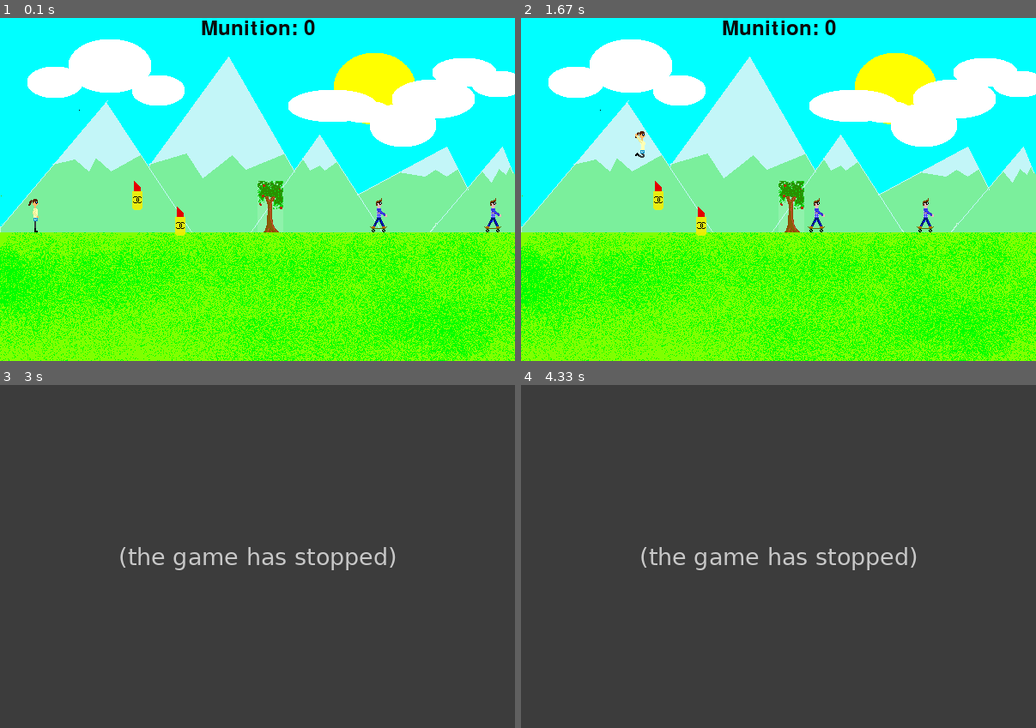
Above: before the commit, frames 1-4 (two rows, left to right).
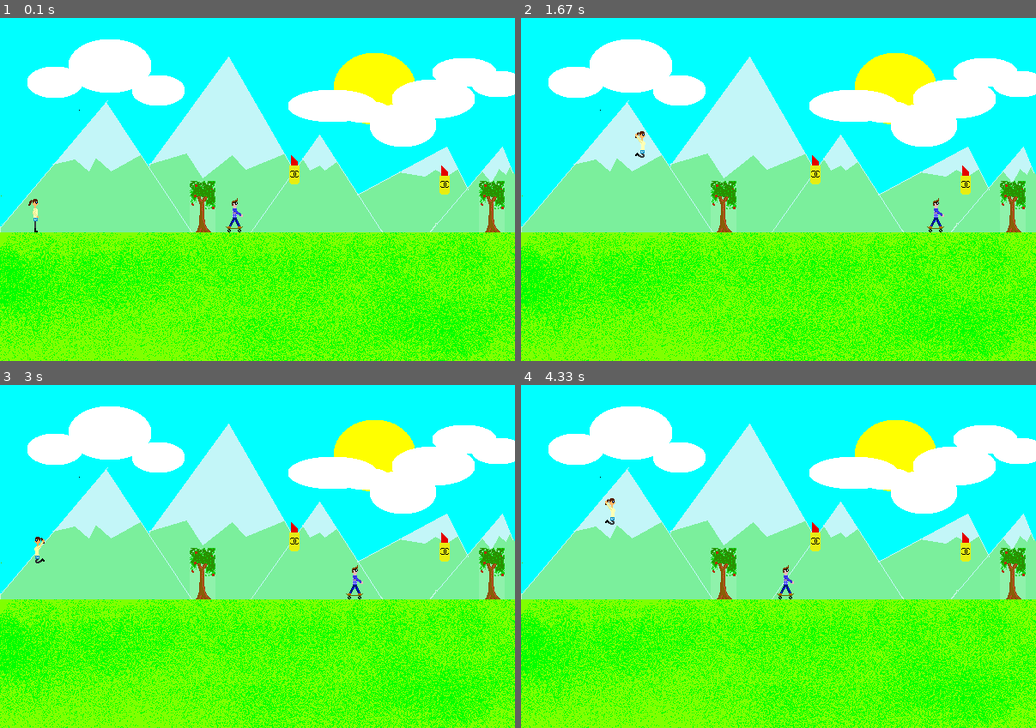
Above: after the commit, the same moments.

Repository: nagellack/SarahGame
Game: pygame game, started from Project/main.py
The game is run twice, just before and just after one commit, with the same random seed, the same clock (stepped at 60 frames per second) and the same inputs. The source is Python 2; it was converted automatically to run under Python 3.
Inputs:
- Up to frame 1 (0.1 s): no input
- Up to frame 2 (1.67 s): tap R at 0.33 s; hold Right 0.67-1.13 s; tap Space at 0.73, 1.03, 1.23, 1.53 s; hold Right 1.17-1.63 s
- Up to frame 3 (3 s): hold Left 1.67-2.2 s; tap Space at 1.73, 2.03, 2.3, 2.63, 2.93 s; hold Down 2.23-2.53 s; hold Esc 2.57-2.97 s; hold Left 2.57-2.97 s
- Up to frame 4 (4.33 s): hold Left 3-3.4 s; tap Space at 3.07, 3.37, 3.5, 3.8, 4.17 s; hold Right 3.43-4.07 s; tap F at 3.58 s; hold Down from 4.1 s (still down)

The runs differ from the first frame. In frame 1, 2.5% of the frame differs, in the area x 25-98%, y 0-64%; in frame 2, 2.5%; in frame 3, 100%, in the area x 0-100%, y 0-100%; in frame 4, 100%.
Error before the commit: NameError: name 'QuitEvent' is not defined (KeyboardController.py line 41); the game stopped at 2.57 s (later frames are placeholders)

Commit message:
random all restart etc.

Diff:
--- a/Project/CPUSpinnerController.py
+++ b/Project/CPUSpinnerController.py
@@ -1,5 +1,6 @@
 import EventManager
 import pygame
+import main
 
 class CPUSpinnerController:
 	"""..."""
@@ -19,6 +20,8 @@
 
 	#----------------------------------------------------------------------
 	def Notify(self, event):
-		if event == "QuitEvent":
-			#this will stop the while loop from running
-			self.keepGoing = False
+	   if event == "PlayAgain":
+	       self.keepGoing = False
+	       main.main()
+	   if event == "QuitEvent":
+	       self.keepGoing = False
--- a/Project/Enemy.py
+++ b/Project/Enemy.py
@@ -7,7 +7,10 @@
         self.steplength = 5
         self.jumpheight = 15
         self.nailcolor = "Red"
-        self.image = 'pawlettchen.png'
+        if identity == 1:
+            self.image = 'pawlettchen.png'
+        if identity == 2:
+            self.image = 'Manimal.png'
         self.width = 20
         self.height = 40
         self.maximumjumpheight = 60
--- a/Project/Game.py
+++ b/Project/Game.py
@@ -90,3 +90,6 @@
                 self.charactor.fighting = 0
         elif event == "Fainting":
             self.charactor.faint()
+        elif event == "PlayAgainRequest":
+            if self.charactor.isalive==0:
+                self.evManager.post("PlayAgain")
--- a/Project/KeyboardController.py
+++ b/Project/KeyboardController.py
@@ -36,29 +36,23 @@
                     direction = "DIRECTION_LEFT"
                     ev = "LeftRequest"
                 if event.type == QUIT:
-                    ev = QuitEvent()
+                    ev = "QuitEvent"
                 if event.type == KEYDOWN and event.key == K_ESCAPE:
-                    ev = QuitEvent()
+                    ev = "QuitEvent"
                 if event.type == KEYDOWN and event.key == K_RIGHT:
                     ev = "RightRequest"
                 if event.type == KEYDOWN and event.key == K_SPACE:
                     if self.jumpstarted==0:
                         self.jumpstarted = 1
-
-                    """ev = "UpRequest"
-                    print 'upreq'
-                    key = pygame.key.get_pressed()
-                    if key[K_RIGHT]:
-                        ev="RightUpRequest"
-                        print 'here'
-                    if key[K_LEFT]:
-                        ev="LeftUpRequest" """
                 if event.type == KEYDOWN and event.key == K_DOWN:
                     ev='DownRequest'
                 if event.type == KEYDOWN and event.key == K_f:
                     ev='Fighting'
                 if event.type == KEYUP and event.key == K_f:
                     ev='NOFighting'
+                if event.type == KEYDOWN and event.key == K_r:
+                    ev='PlayAgainRequest'
+
 
         if ev:
             self.evManager.post( ev )
--- a/Project/Map.py
+++ b/Project/Map.py
@@ -1,5 +1,5 @@
 import Sector
-
+import random
 class Map:
     def __init__(self):
         self.sectors = []
@@ -7,9 +7,9 @@
 
     def initSectors(self):
         for sectorid in range(5):
-            numberofObstacles=1 #sollte random nummer 0-3 sein
-            numberofEnemies=3
-            numberofRewards = 2
+            numberofObstacles=random.randrange(1, 4,1)
+            numberofEnemies=random.randrange(1, 4,1)
+            numberofRewards = random.randrange(1, 6,1)
             sector = Sector.Sector(sectorid,numberofObstacles,numberofEnemies,numberofRewards)
             self.sectors.append(sector)
 
--- a/Project/Obstacle.py
+++ b/Project/Obstacle.py
@@ -12,3 +12,4 @@
         if self.identity==1:
             self.width = 30
             self.height = 60
+            self.y = 250-self.height
--- a/Project/PygameView.py
+++ b/Project/PygameView.py
@@ -19,16 +19,8 @@
 
         self.ambulancename = "ambulance1.png"
 
-        self.enemimages = []
-
         self.charrect = self.charimage.get_rect()
         self.charrect.topleft = (self.character.x,self.character.y)
-
-
-        enemies = self.sector.enemies
-        for enemy in enemies:
-            enemimage = pygame.image.load(enemy.image)
-            self.enemimages.append(enemimage)
 
         pygame.display.flip()
 
@@ -42,19 +34,13 @@
             if self.character.ambulancex < self.character.x:
                 self.screen.blit(self.charimage,self.charrect)
 
-            # display Rewards
-            font = pygame.font.Font(None, 36)
-            text = font.render('Munition: ' + str(self.character.rewardcount), 1, (10, 10, 10))
-            textpos = text.get_rect(centerx=self.screen.get_width()/2)
-            self.screen.blit(text, textpos)
-
 
             enemies = self.sector.enemies
-            for i in range(len(enemies)):
-                if enemies[i].alive:
-                    enemimage = self.enemimages[i]
+            for enemy in enemies:
+                if enemy.alive:
+                    enemimage = pygame.image.load(enemy.image)
                     enemrect = enemimage.get_rect()
-                    enemrect.topleft = (enemies[i].x,enemies[i].y)
+                    enemrect.topleft = (enemy.x,enemy.y)
                     self.screen.blit(self.sectorimg,enemrect,enemrect)
                     self.screen.blit(enemimage,enemrect)
 
@@ -72,6 +58,12 @@
                     self.ambulancename = "ambulance2.png"
                 else:
                     self.ambulancename = "ambulance1.png"
+                if self.character.ambulancex>=600:
+                    font = pygame.font.Font(None, 36)
+                    text = font.render('Press R to Restart', 1, (10, 10, 10))
+                    textpos = text.get_rect(centerx=self.screen.get_width()/2)
+                    self.screen.blit(text, textpos)
+
 
 
             obstacles = self.sector.obstacles
@@ -97,5 +89,8 @@
 
         if event == 'ChangeSector':
             self.sectorcount+=1
-            self.sector = self.game.mappe.sectors[self.sectorcount]
-            self.sectorimg = pygame.image.load(self.sector.image)
+            if self.sectorcount<10:
+                self.sector = self.game.mappe.sectors[self.sectorcount]
+                self.sectorimg = pygame.image.load(self.sector.image)
+            else:
+                self.sectorimg = pygame.image.load("party.png")
--- a/Project/Reward.py
+++ b/Project/Reward.py
@@ -12,5 +12,5 @@
 
     def setwidthheigt(self):
         if self.identity==1:
-            self.width = 30
-            self.height = 60
+            self.width = 20
+            self.height = 40
--- a/Project/Sector.py
+++ b/Project/Sector.py
@@ -21,10 +21,14 @@
         self.initEnemies()
 
     def initObstacles(self):
+        xs = []
         for i in range(self.numObstacles):
-            obstid = 1 #random number
-            x = 300
-            y = 190
+            obstid = 1 #random.randrange(0, 3,1)
+            x = random.randrange(0, 600,1)
+            while x in xs:
+               x = random.randrange(100, 600,1)
+            xs.extend(list(range(x, x+31)))
+            y = 0
             self.obstacles.append(Obstacle.Obstacle(obstid,x,y))
         boden = Obstacle.Obstacle(-1,0,250)
         boden.width = 600
@@ -33,17 +37,28 @@
 
     def initRewards(self):
         element = 0
+        xs = []
+        ys = []
         for i in range(self.numRewards):
-            rewardid = 1
-            x = 150 + i*50
-            y = 190 + i*30
+            rewardid = 1 #i+1
+            x = random.randrange(0, 590,1)
+            y = random.randrange(150, 250,1)
+            while (x in xs) or (y in ys) or self.hasObstacle((x,y),20,40):
+                x = random.randrange(0, 600,1)
+                y = random.randrange(150, 250,1)
+            xs.extend(list(range(x, x+21)))
+            ys.extend(list(range(y, y+41)))
             self.rewards.append(Reward.Reward(rewardid,x,y,element+i))
 
 
     def initEnemies(self):
+        xs = []
         for i in range(self.numEnemies):
-            enemyid = i #random number
+            enemyid = random.randrange(1, 3,1)
             x = random.randrange(0, 600,1)
+            while (x in xs) or self.hasObstacle((x,210),20,40):
+               x = random.randrange(0, 600,1)
+            xs.extend(list(range(x, x+21)))
             self.enemies.append(Enemy.Enemy(enemyid,x))
 
     def hasObstacle(self,desiredPosition,charwidth,charheight):
--- a/Project/main.py
+++ b/Project/main.py
@@ -5,10 +5,7 @@
 import CPUSpinnerController
 
 
-
-
-if __name__ == "__main__":
-	"""..."""
+def main():
 	evManager = EventManager.EventManager()
 
 	keybd = KeyboardController.KeyboardController( evManager )
@@ -18,3 +15,8 @@
 
 
 	spinner.Run()
+
+
+
+if __name__ == "__main__":
+    main()
Binary file added: Project/Manimal.png
